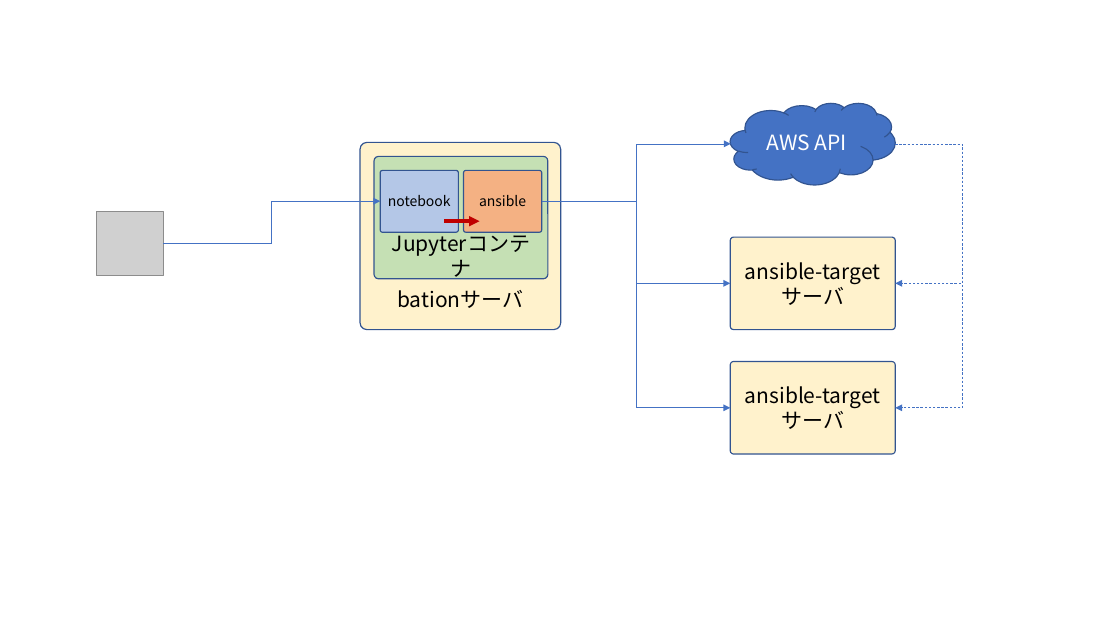
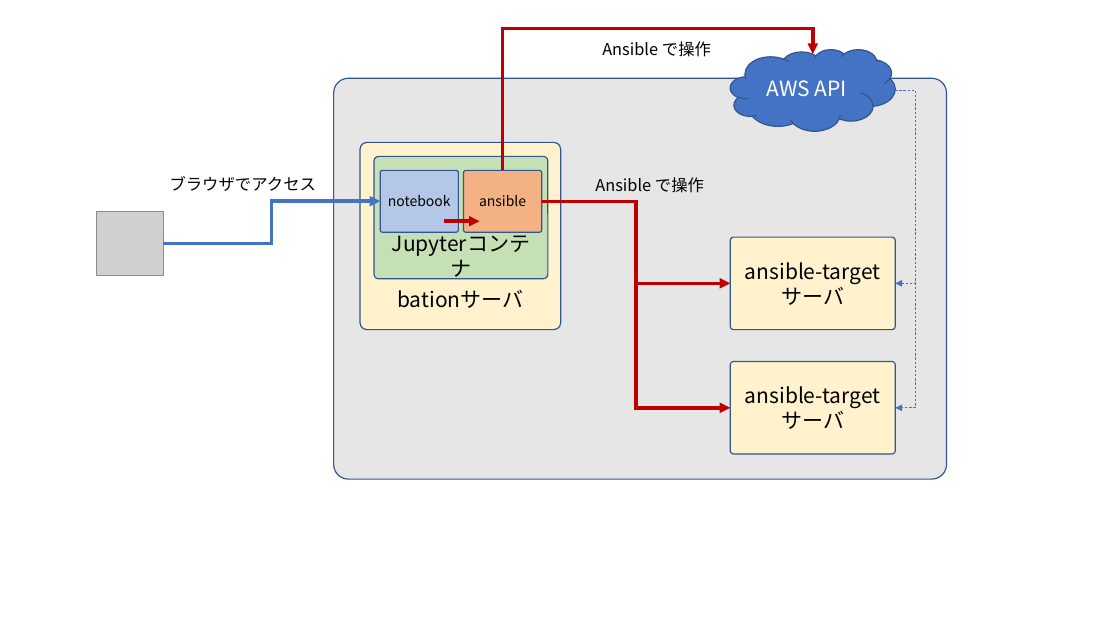
Before and after one commit to irixjp/aitac-automation-handson, a slide deck: slide 1 of materials/images.pptx. Drawn at 1120x630 pixels with LibreOffice and Linux fonts; fonts in the diff are those of the drawing; grey boxes stand for pictures. Boxes give left, top, right and bottom in pixels: in the first picture for what was removed or moved away, otherwise in the second. Text is boxed around its words. In the diff, an @@ line names an element or a change of style, - is before the commit and + after.

```diff
--- a/materials/images.pptx
+++ b/materials/images.pptx
@@ elbow arrow moved from (542, 202) - (731, 144) to (502, 171) - (813, 54) @@
@@ elbow arrow (502, 171) - (813, 54): stroke #4472C4 0.5 pt to #C00000 3 pt @@
@@ text added at <box>602,41,711,57</box>, 14 pt, text #000000 @@
+Ansible で操作
@@ cloud "AWS API": place and size @@
-cloud "AWS API" at <box>730,103,895,185</box>
+cloud "AWS API" at <box>730,50,895,131</box>
@@ rounded rectangle added at <box>334,78,947,479</box>, fill #E7E6E6, outline #325491 1 pt @@
@@ elbow arrow moved from (896, 144) - (896, 408) to (896, 90) - (896, 408) @@
@@ elbow arrow moved from (896, 144) - (896, 283) to (896, 90) - (896, 283) @@
@@ text added at <box>170,176,316,191</box>, 14 pt, text #000000 @@
+ブラウザでアクセス
@@ text added at <box>595,177,704,193</box>, 14 pt, text #000000 @@
+Ansible で操作
@@ elbow arrow (163, 244) - (381, 202): stroke #4472C4 0.5 pt to #4472C4 3 pt @@
@@ elbow arrow (542, 202) - (730, 283): stroke #4472C4 0.5 pt to #C00000 3 pt @@
@@ elbow arrow (542, 202) - (730, 408): stroke #4472C4 0.5 pt to #C00000 3 pt @@
```
Also in this commit, not shown: 1 other file.
